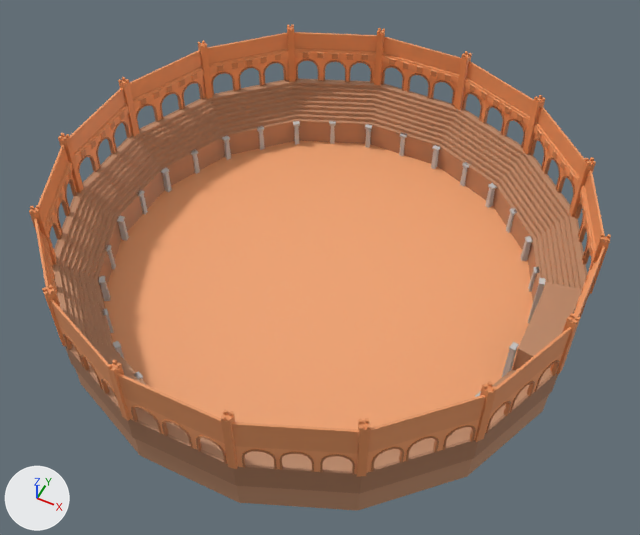
A saved change to the FBX model Assets/Models/Collesium.fbx.
The view is the same before and after, from a 50 mm camera at (110.0, -220.0, 282.0) aimed at (4.0, -9.0, 18.0). Every picture has the same lights, and +X, +Y and +Z are marked at lower left. The first picture is the older version. Where no turn or scale is listed for an object, it has been applied to the vertices.
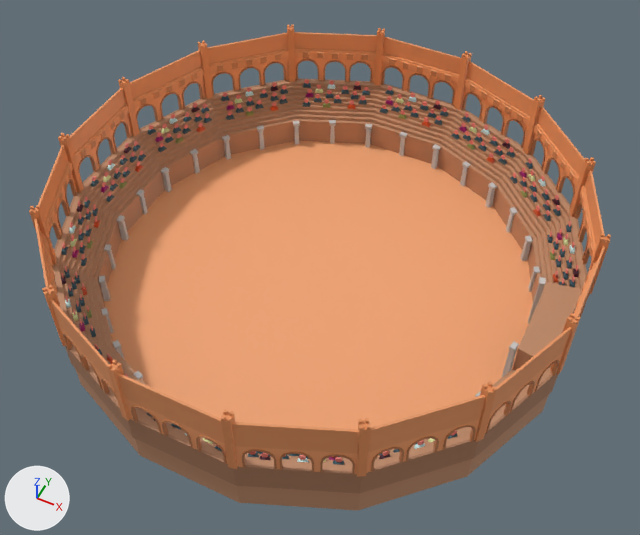
What differs and where, as boxes [x1, y1, x2, y2] in the pictures (640 x 535 px):
'Circle.006', added: after [61, 79, 579, 465]

Patch to the scene script:
```diff
--- a/Assets/Models/Collesium.fbx.py
+++ b/Assets/Models/Collesium.fbx.py
@@ me_circle_006 @@
+me_circle_006.from_pydata(...)  # 7650 vertices, 4500 faces; spans x -101.0..99.0, y -101.0..101.0, z 19.0..29.0
+me_circle_006.materials.append(mat_material)  # picture img_dehaht_png
@@ ob_circle_006 @@
+ob_circle_006 = bpy.data.objects.new('Circle.006', me_circle_006)
+ob_circle_006.location = (0.0, 0.0, -1.0)
```
